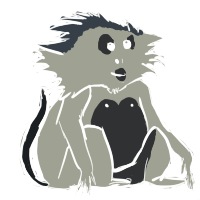
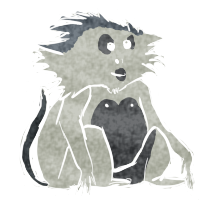
Layered file, before and after one edit (w=200, h=200). Changes by layer:
added layer "Paint Layer 3" (soft light) above "Paint Layer 1" over [20, 11, 195, 195]
